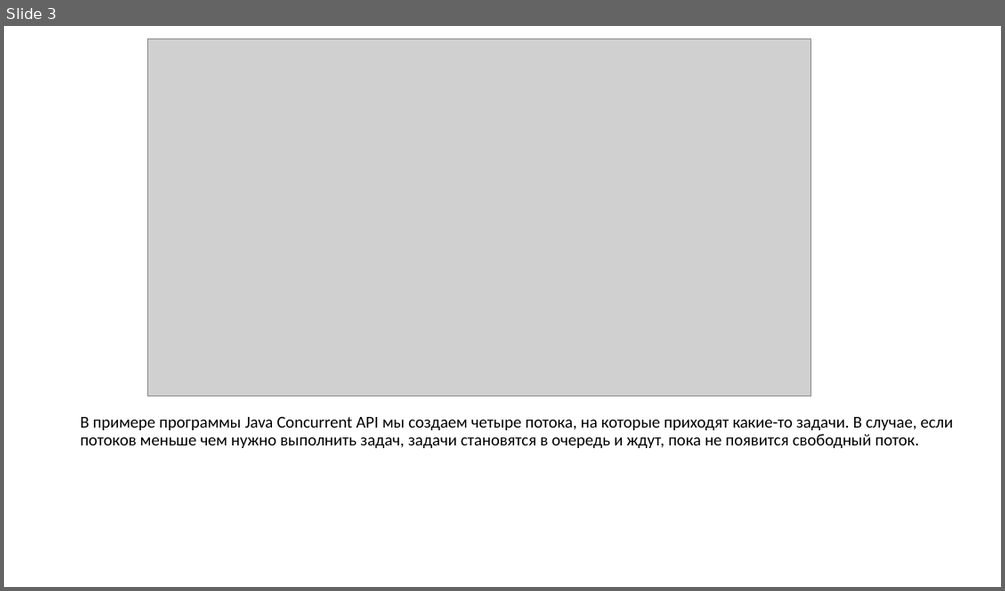
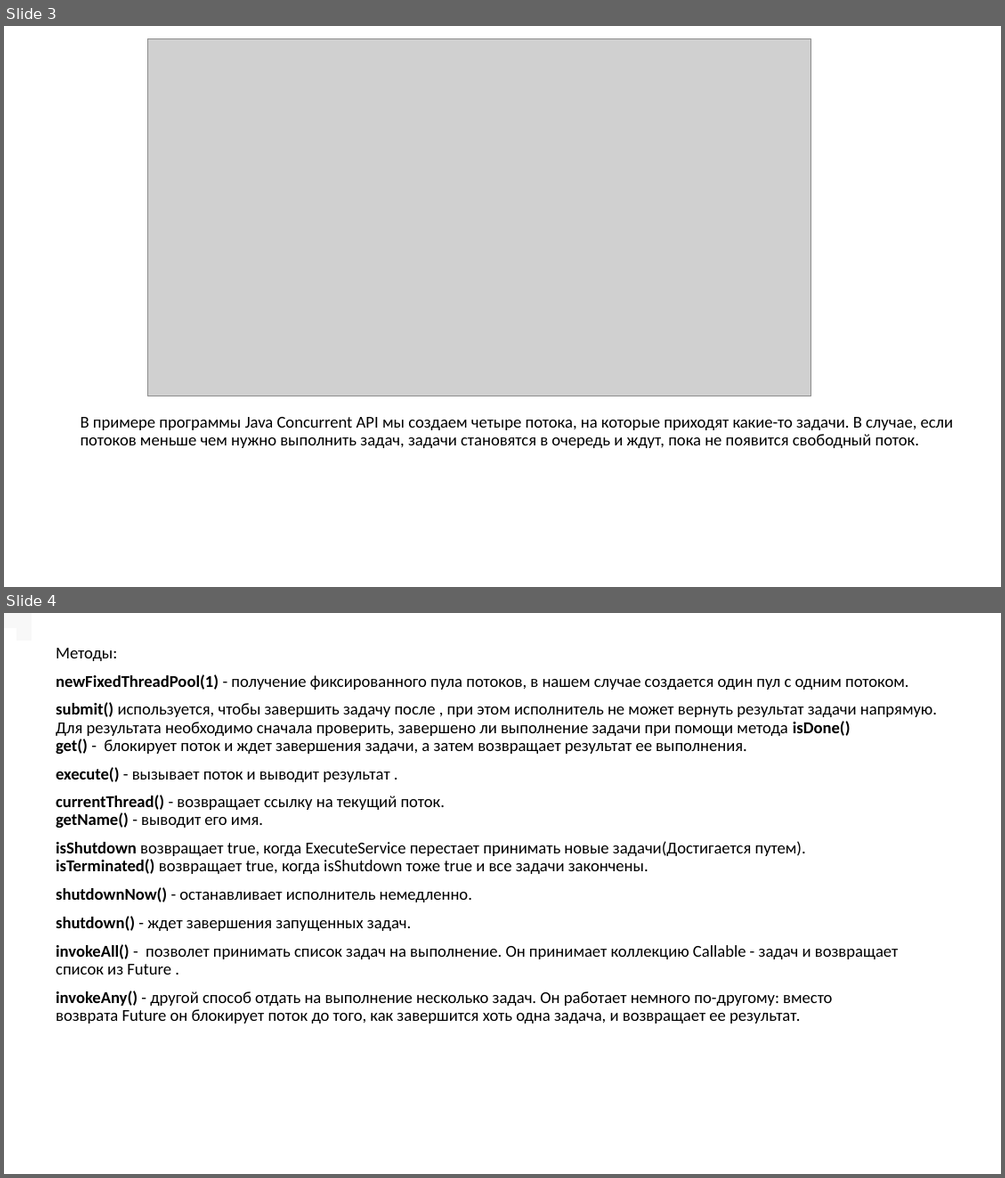
Before and after one commit to Cooperclel/HomeTask, a slide deck: HomeTask11/Executors.pptx. Shown one above the other, each under a label of ours: slide 3 before the commit, slides 3 and 4 after it. The pictures are 1005x591 and 1005x1178 pixels, drawn with LibreOffice and Linux fonts; fonts in the diff are those of the drawing; grey boxes stand for pictures. Boxes give left, top, right and bottom in pixels: in the first picture for what was removed or moved away, otherwise in the second. Text is boxed around its words. In the diff, an @@ line names an element or a change of style, - is before the commit and + after.

```diff
--- a/HomeTask11/Executors.pptx
+++ b/HomeTask11/Executors.pptx
@@ slide 4 added at bbox=[4, 613, 1001, 1174], background #FFFFFF @@
@@ rectangle added at bbox=[4, 617, 19, 647], fill #FFFFFF @@
@@ rectangle added at bbox=[4, 613, 19, 628], fill #F8F8F8 @@
@@ rectangle added at bbox=[16, 629, 32, 658], fill #FFFFFF @@
@@ rectangle added at bbox=[16, 613, 32, 640], fill #F8F8F8 @@
@@ text added at bbox=[56, 648, 937, 1023], 16 pt, text #000000 @@
+Методы:
+newFixedThreadPool(1) - получение фиксированного пула потоков, в нашем случае создается один пул с одним потоком.
+submit() используется, чтобы завершить задачу после , при этом исполнитель не может вернуть результат задачи напрямую.
+Для результата необходимо сначала проверить, завершено ли выполнение задачи при помощи метода isDone()
+get() - блокирует поток и ждет завершения задачи, а затем возвращает результат ее выполнения.
+execute() - вызывает поток и выводит результат .
+currentThread() - возвращает ссылку на текущий поток.
+getName() - выводит его имя.
+isShutdown возвращает true, когда ExecuteService перестает принимать новые задачи(Достигается путем).
+isTerminated() возвращает true, когда isShutdown тоже true и все задачи закончены.
+shutdownNow() - останавливает исполнитель немедленно.
+shutdown() - ждет завершения запущенных задач.
+invokeAll() - позволет принимать список задач на выполнение. Он принимает коллекцию Сallable - задач и возвращает список из Future .
+invokeAny() - другой способ отдать на выполнение несколько задач. Он работает немного по-другому: вместо возврата Future он блокирует поток до того, как завершится хоть одна задача, и возвращает ее результат.
```
Also in this commit, not shown: 1 slide changed, 24 other files.
